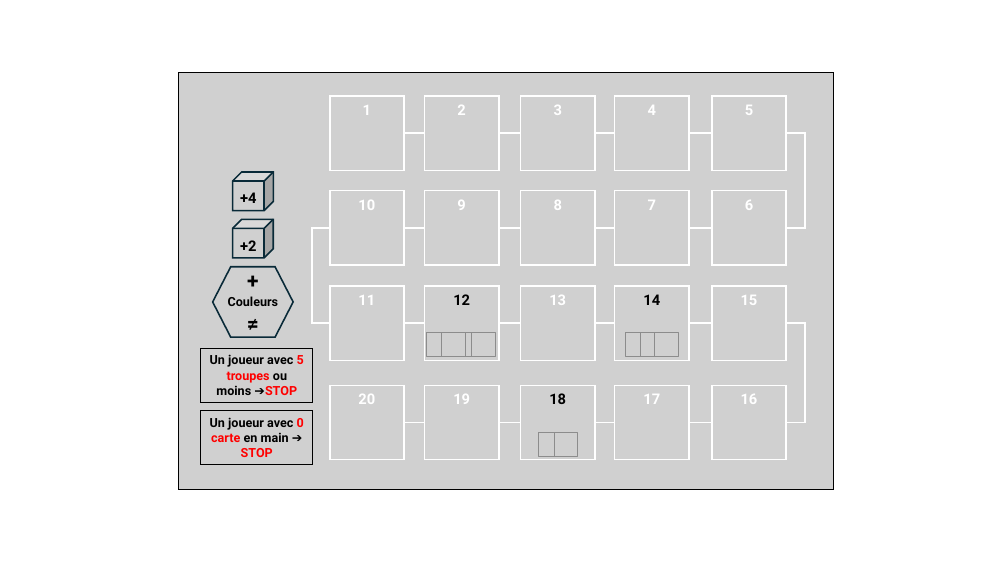
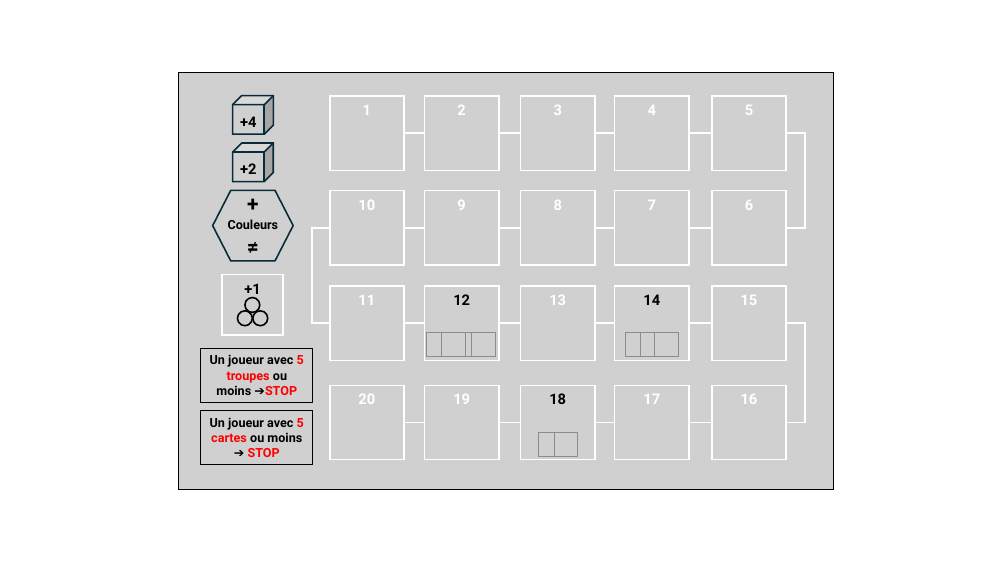
Before and after one commit to LucasBorboleta/Terre-de-Barons, a slide deck: slide 1 of pictures/Score-Track-fr/Design-Piste-Scores.pptx. Drawn at 1008x567 pixels with LibreOffice and Linux fonts; fonts in the diff are those of the drawing; grey boxes stand for pictures. Boxes give left, top, right and bottom in pixels: in the first picture for what was removed or moved away, otherwise in the second. Text is boxed around its words. In the diff, an @@ line names an element or a change of style, - is before the commit and + after.

```diff
--- a/pictures/Score-Track-fr/Design-Piste-Scores.pptx
+++ b/pictures/Score-Track-fr/Design-Piste-Scores.pptx
@@ 3 pictures: place and size @@
-3 pictures at [212,172,293,337]
+3 pictures at [212,96,293,261]
@@ group added at [222,274,283,335]: 3 ellipses, 1 picture @@
++1
@@ text in picture at [210,417,304,457]: text changed @@
-Un joueur avec 0 carte en main ➔ STOP
+Un joueur avec 5 cartes ou moins ➔ STOP
```
Also in this commit, not shown: 3 other files.
